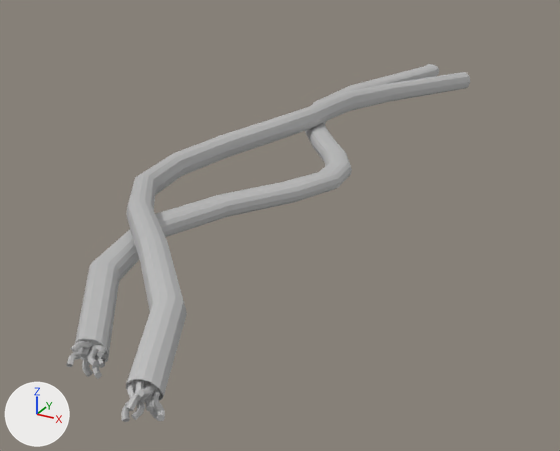
One commit to the FBX model College_Project/Assets/Assets/Sci-FI/Cables.fbx: the scene before it, then after it.
Rendered twice from a 50 mm camera at (1.86, -6.2, 1.49) aimed at (-0.1, -2.64, -0.29). The axes (+X, +Y, +Z) are drawn at lower left. The lights are the same throughout. Where no turn or scale is listed for an object, it has been applied to the vertices.

The scene before the commit, as lines of its bpy script (objects in view):
```python
me_mesh = bpy.data.meshes.new('Mesh')
me_mesh.from_pydata(...)  # 240 vertices, 226 faces; spans x -0.82..0.41, y -4.59..0.02, z -0.06..0.2
me_mesh.materials.append(mat_lambert1)  # grey #bcbcbc
me_mesh_004 = bpy.data.meshes.new('Mesh.004')
me_mesh_004.from_pydata(...)  # 208 vertices, 193 faces; spans x -0.0592..0.0519, y -0.0494..0.0522, z -0.0363..0.0386
me_mesh_004.materials.append(mat_lambert1)  # grey #bcbcbc
me_mesh_005 = bpy.data.meshes.new('Mesh.005')
me_mesh_005.from_pydata(...)  # 208 vertices, 193 faces; spans x -0.035..0.0326, y -0.066..0.0732, z -0.0199..0.0248
me_mesh_005.materials.append(mat_lambert1)  # grey #bcbcbc
me_mesh_017 = bpy.data.meshes.new('Mesh.017')
me_mesh_017.from_pydata(...)  # 256 vertices, 242 faces; spans x -0.39..0.44, y -4.53..0.05, z -0.08..0.05
me_mesh_017.materials.append(mat_lambert1)  # grey #bcbcbc
ob_pcube1 = bpy.data.objects.new('pCube1', me_mesh_017)
ob_pcube1.location = (-0.129, -0.05, 0.084)
ob_pcube10 = bpy.data.objects.new('pCube10', me_mesh_005)
ob_pcube10.location = (0.541, -4.7, 0.079)
ob_pcube2 = bpy.data.objects.new('pCube2', me_mesh)
ob_pcube2.location = (0.184, -0.099, 0.055)
ob_pcube7 = bpy.data.objects.new('pCube7', me_mesh_004)
ob_pcube7.location = (0.59, -4.662, 0.049)
```
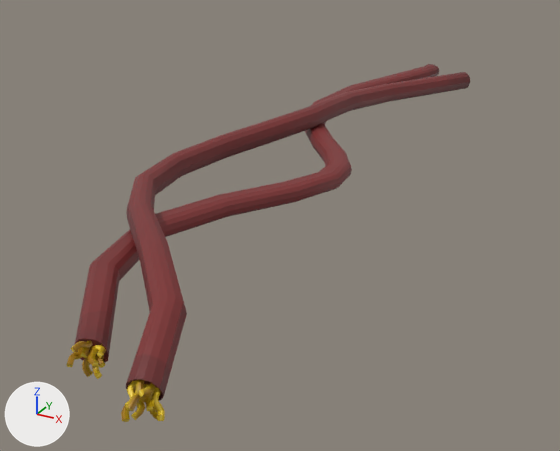
Location of each change, (x1, y1, x2, y2) in pixels of the pictures (560 x 451 px):
'pCube2', recoloured (grey to brown): (126, 72, 470, 401) in both
'pCube1', recoloured (grey to brown): (75, 64, 439, 362) in both
'pCube7', recoloured (grey to yellow): (151, 387, 165, 421) in both
'pCube10', recoloured (grey to brown): (126, 380, 144, 411) in both

The change, as a diff of the scene's bpy script:
```diff
--- a/College_Project/Assets/Assets/Sci-FI/Cables.fbx.py
+++ b/College_Project/Assets/Assets/Sci-FI/Cables.fbx.py
@@ img_texture_cables_png @@
+img_texture_cables_png = load_image('texture_cables.png', '../../Models_Maya_Proyect/sourceimages/sci-fi/texture_cables.png', 2048, 2048, 'sRGB')
@@ mat_lambert2 @@
+mat_lambert2 = principled_material('lambert2')
+mat_lambert2.texture = img_texture_cables_png  # with its transparency
@@ me_mesh @@
 me_mesh.from_pydata(...)  # 240 vertices, 226 faces; spans x -0.82..0.41, y -4.59..0.02, z -0.06..0.2
-me_mesh.materials.append(mat_lambert1)  # grey #bcbcbc
+me_mesh.materials.append(mat_lambert2)  # picture img_texture_cables_png
@@ me_mesh_017 @@
 me_mesh_017.from_pydata(...)  # 256 vertices, 242 faces; spans x -0.39..0.44, y -4.53..0.05, z -0.08..0.05
-me_mesh_017.materials.append(mat_lambert1)  # grey #bcbcbc
+me_mesh_017.materials.append(mat_lambert2)  # picture img_texture_cables_png
@@ me_mesh_004 @@
 me_mesh_004.from_pydata(...)  # 208 vertices, 193 faces; spans x -0.0592..0.0519, y -0.0494..0.0522, z -0.0363..0.0386
-me_mesh_004.materials.append(mat_lambert1)  # grey #bcbcbc
+me_mesh_004.materials.append(mat_lambert2)  # picture img_texture_cables_png
@@ me_mesh_005 @@
 me_mesh_005.from_pydata(...)  # 208 vertices, 193 faces; spans x -0.035..0.0326, y -0.066..0.0732, z -0.0199..0.0248
-me_mesh_005.materials.append(mat_lambert1)  # grey #bcbcbc
+me_mesh_005.materials.append(mat_lambert2)  # picture img_texture_cables_png
```
